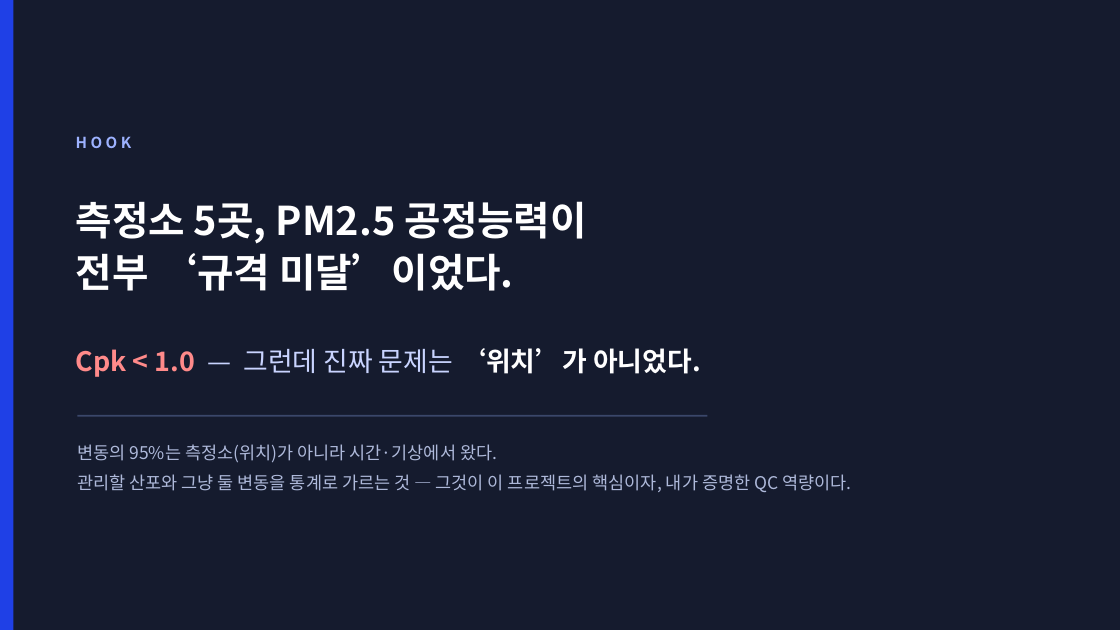
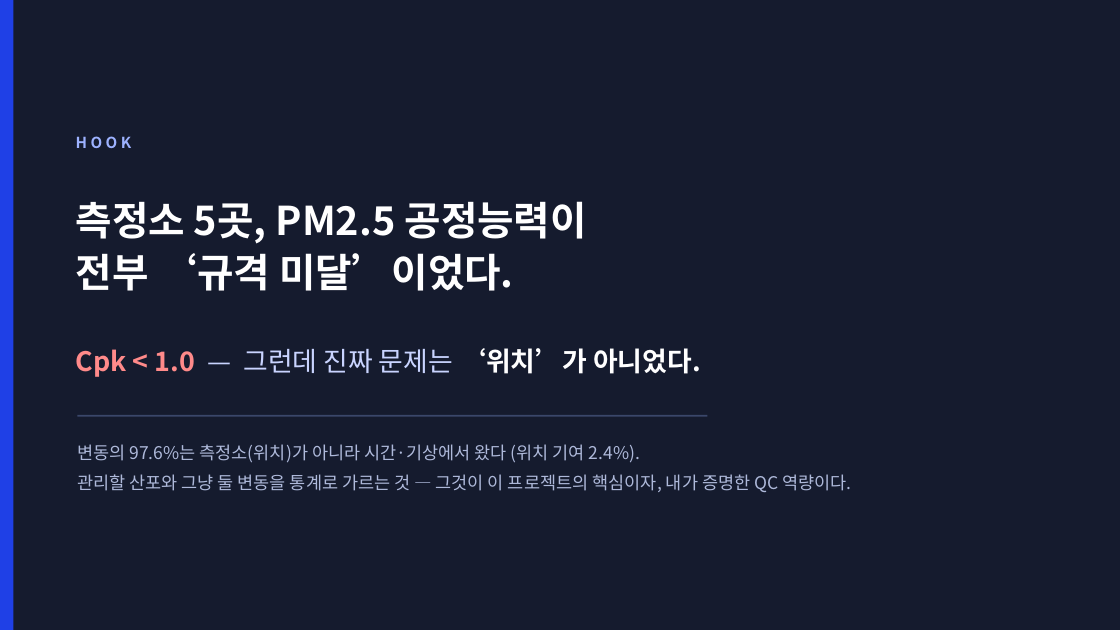
Before and after one commit to robinho0329/chungbuk-air-quality-monitor, a slide deck: slide 2 of reports/portfolio/포트폴리오_충북대기질_SPC.pptx. Drawn at 1120x630 pixels with LibreOffice and Linux fonts; fonts in the diff are those of the drawing. Boxes give left, top, right and bottom in pixels: in the first picture for what was removed or moved away, otherwise in the second. Text is boxed around its words. In the diff, an @@ line names an element or a change of style, - is before the commit and + after.

```diff
--- a/reports/portfolio/포트폴리오_충북대기질_SPC.pptx
+++ b/reports/portfolio/포트폴리오_충북대기질_SPC.pptx
@@ text at <box>77,444,640,463</box>: text changed @@
-변동의 95%는 측정소(위치)가 아니라 시간·기상에서 왔다.
+변동의 97.6%는 측정소(위치)가 아니라 시간·기상에서 왔다 (위치 기여 2.4%).
```
Also in this commit, not shown: 10 other slides changed, 2 other files.
